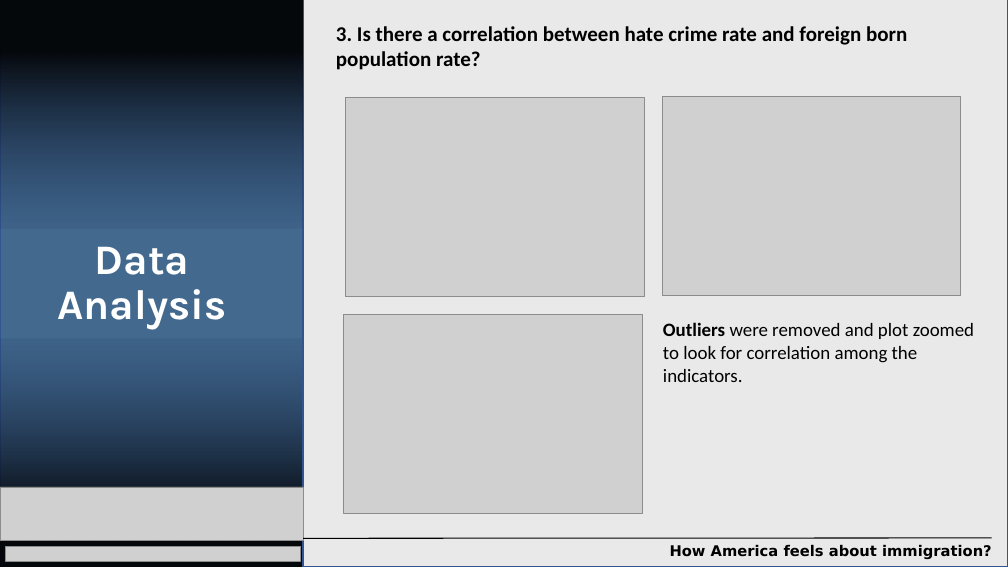
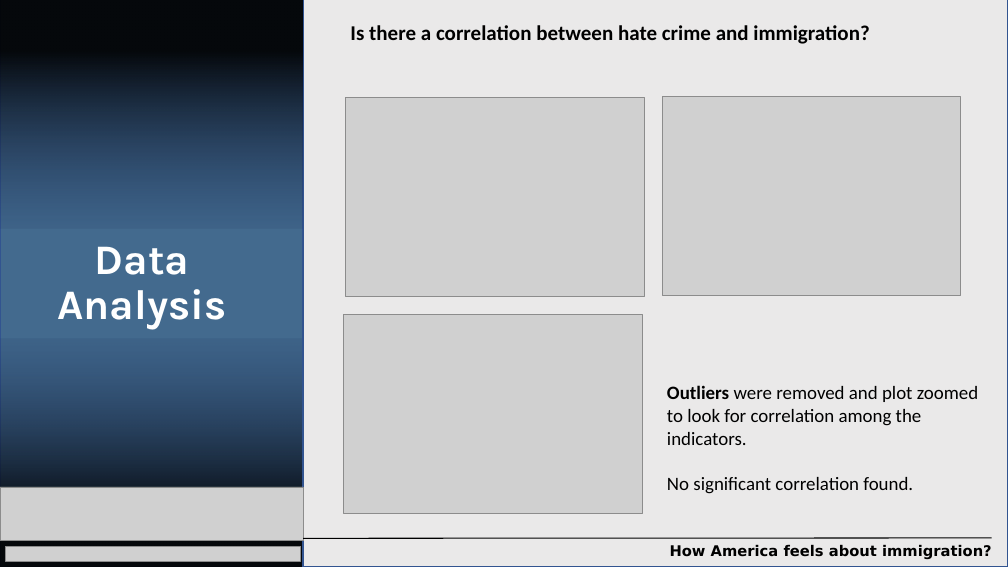
Before and after one commit to jmendiola84/Team_5, a slide deck: slide 12 of Project1-DataAnalytics.pptx (slide 7 before the commit). Drawn at 1008x567 pixels with LibreOffice and Linux fonts; fonts in the diff are those of the drawing; grey boxes stand for pictures; background and template pictures are left out. Boxes give left, top, right and bottom in pixels: in the first picture for what was removed or moved away, otherwise in the second. Text is boxed around its words. In the diff, an @@ line names an element or a change of style, - is before the commit and + after.

```diff
--- a/Project1-DataAnalytics.pptx
+++ b/Project1-DataAnalytics.pptx
@@ text at (x1=350, y1=25, x2=869, y2=44): text changed @@
-3. Is there a correlation between hate crime rate and foreign born population rate?
+Is there a correlation between hate crime and immigration?
@@ text "Outliers were removed and plot ..." moved from (x1=663, y1=322, x2=974, y2=382) to (x1=667, y1=385, x2=978, y2=494) @@
@@ text at (x1=667, y1=477, x2=913, y2=494): paragraph added @@
+No significant correlation found.
```
Also in this commit, not shown: 12 other slides changed, 7 slides added.
